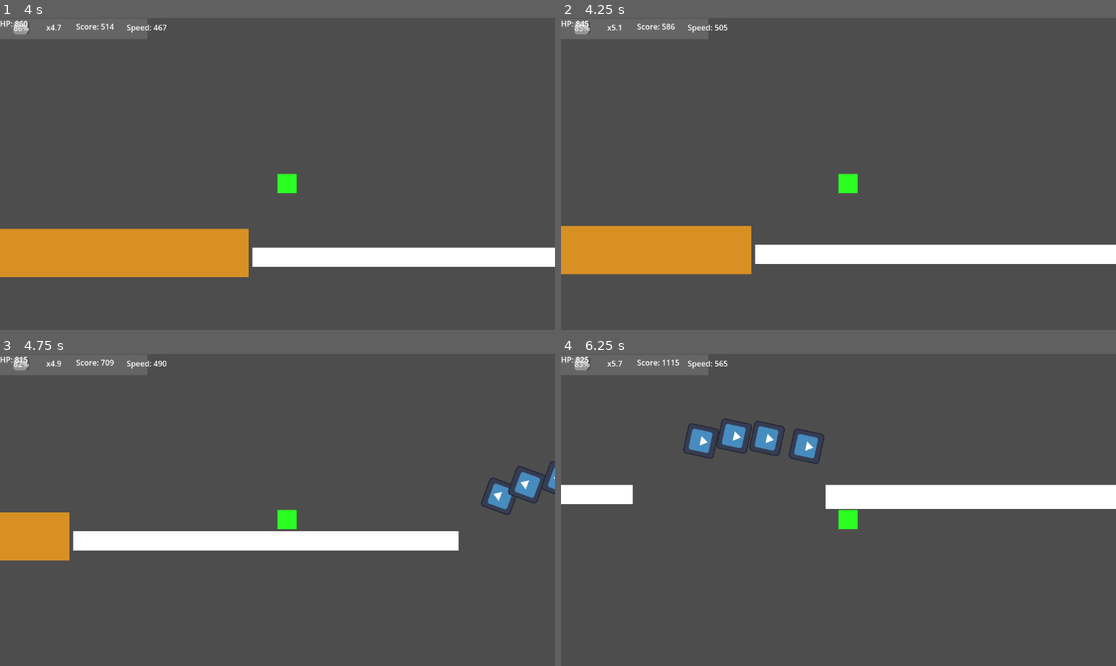
Above: before the commit, frames 1-4 (two rows, left to right).
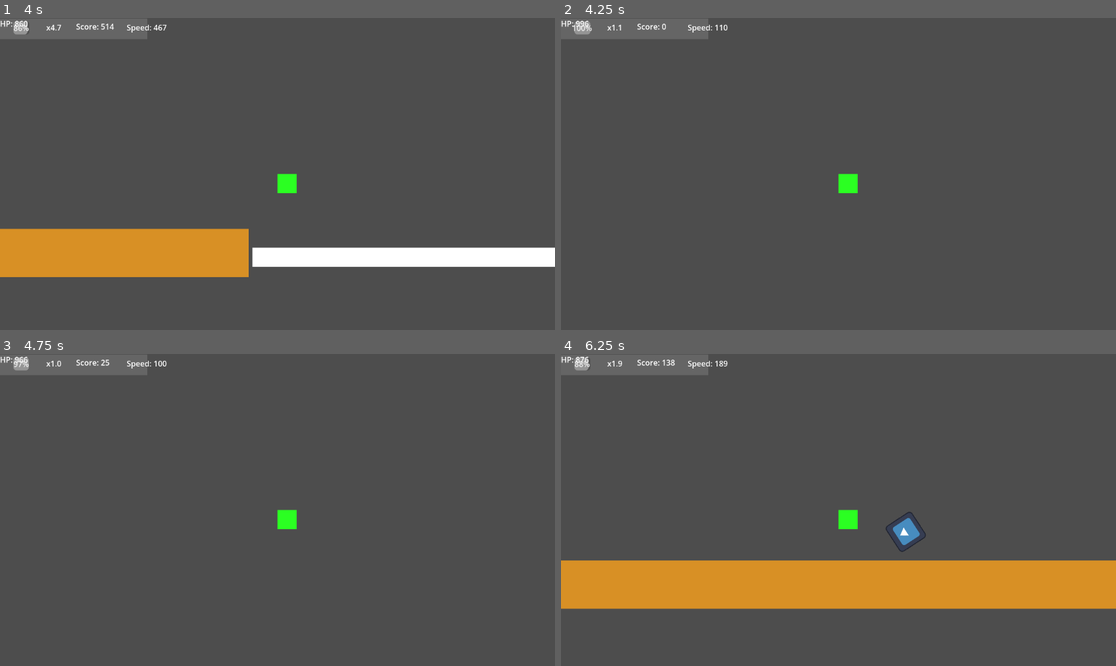
Above: after the commit, the same moments.

Repository: maikzero/csgy-gd-5
Game: Godot game, scene res://scenes/main/Main.tscn
Two runs of this game, one before a commit and one after it. Both use one fixed random seed, a clock stepped at 60 frames per second and the inputs below. The engine's default icon, where the game draws it, is replaced by a stand-in: a white triangle on a blue panel in a dark square.
Inputs:
- Up to frame 1 (4 s): hold D (move_right) 0.53-2.03 s; tap Space (jump) at 0.77, 1.52, 3.02, 3.77 s; hold D (move_right) from 2.78 s (still down)
- Up to frame 2 (4.25 s): keep holding D (move_right); tap R (restart, bound only after the commit) at 4.15 s
- Up to frame 3 (4.75 s): release D (move_right) at 4.28 s; tap Space (jump) at 4.52 s
- Up to frame 4 (6.25 s): hold D (move_right) 5.03-5.78 s; tap Space (jump) at 6.02 s

Frame 1 is identical in both runs. In frame 2, 9.5% of the frame differs, in the area x 0-100%, y 0-83%; in frame 3, 7.1%; in frame 4, 22%, in the area x 0-100%, y 0-82%.

Commit message:
added game over screen

Diff:
--- a/project.godot
+++ b/project.godot
@@ -31,6 +31,11 @@
 "events": [Object(InputEventKey,"resource_local_to_scene":false,"resource_name":"","device":-1,"window_id":0,"alt_press …(191 unchanged characters)…
 ]
 }
+restart={
+"deadzone": 0.2,
+"events": [Object(InputEventKey,"resource_local_to_scene":false,"resource_name":"","device":-1,"window_id":0,"alt_pressed":false,"shift_pressed":false,"ctrl_pressed":false,"meta_pressed":false,"pressed":false,"keycode":0,"physical_keycode":82,"key_label":0,"unicode":114,"location":0,"echo":false,"script":null)
+]
+}
 
 [physics]
 
--- a/scenes/player/player.gd
+++ b/scenes/player/player.gd
@@ -82,6 +82,10 @@
 
 	was_on_floor = is_on_floor()
 
+func _unhandled_input(event: InputEvent):
+	if event.is_action_pressed("die"):
+		die()
+
 func collect_hp(amount: int):
 	health = min(health + amount, max_health)
 	health_changed.emit(health)
--- /dev/null
+++ b/scenes/ui/game_over.tscn
@@ -0,0 +1,47 @@
+[gd_scene format=3 uid="uid://b1jo0jiawf4hn"]
+
+[sub_resource type="LabelSettings" id="LabelSettings_gtk8t"]
+font_size = 83
+
+[sub_resource type="LabelSettings" id="LabelSettings_60xr3"]
+font_size = 46
+
+[node name="GameOver" type="Control" unique_id=1913628517]
+layout_mode = 3
+anchors_preset = 15
+anchor_right = 1.0
+anchor_bottom = 1.0
+grow_horizontal = 2
+grow_vertical = 2
+
+[node name="ColorRect" type="ColorRect" parent="." unique_id=486563796]
+layout_mode = 1
+anchors_preset = 15
+anchor_right = 1.0
+anchor_bottom = 1.0
+grow_horizontal = 2
+grow_vertical = 2
+color = Color(0, 0, 0, 1)
+
+[node name="CenterContainer" type="CenterContainer" parent="." unique_id=1435986901]
+layout_mode = 1
+anchors_preset = 15
+anchor_right = 1.0
+anchor_bottom = 1.0
+grow_horizontal = 2
+grow_vertical = 2
+
+[node name="VBoxContainer" type="VBoxContainer" parent="CenterContainer" unique_id=239537888]
+layout_mode = 2
+
+[node name="Label" type="Label" parent="CenterContainer/VBoxContainer" unique_id=19069995]
+layout_mode = 2
+text = "Game Over
+"
+label_settings = SubResource("LabelSettings_gtk8t")
+
+[node name="Label2" type="Label" parent="CenterContainer/VBoxContainer" unique_id=2094131412]
+layout_mode = 2
+text = "Press R to restart"
+label_settings = SubResource("LabelSettings_60xr3")
+horizontal_alignment = 1
--- a/scenes/ui/ui.gd
+++ b/scenes/ui/ui.gd
@@ -112,3 +112,6 @@
 	_on_player_health_changed(7)
 	_on_player_speed_changed(350)
 	_on_multiplier_changed(3.5)
+
+func show_death_screen():
+	add_child(load("res://scenes/ui/game_over.tscn").instantiate())
--- a/scripts/managers/GameManager.gd
+++ b/scripts/managers/GameManager.gd
@@ -51,6 +51,10 @@
 	# Clean up old chunks
 	cleanup_behind_player(player_x - (chunk_width_estimate * chunks_behind))
 
+func _unhandled_input(event: InputEvent):
+	if event.is_action_pressed("restart"):
+		get_tree().reload_current_scene()
+
 func generate_chunk():
 	if generator and player:
 		var new_chunk = generator.generate_chunk(player.current_speed, player.health)
@@ -88,7 +92,3 @@
 	print("Player died!")
 	if ui and ui.has_method("show_death_screen"):
 		ui.show_death_screen()
-
-	# Restart after delay
-	await get_tree().create_timer(2.0).timeout
-	get_tree().reload_current_scene()
